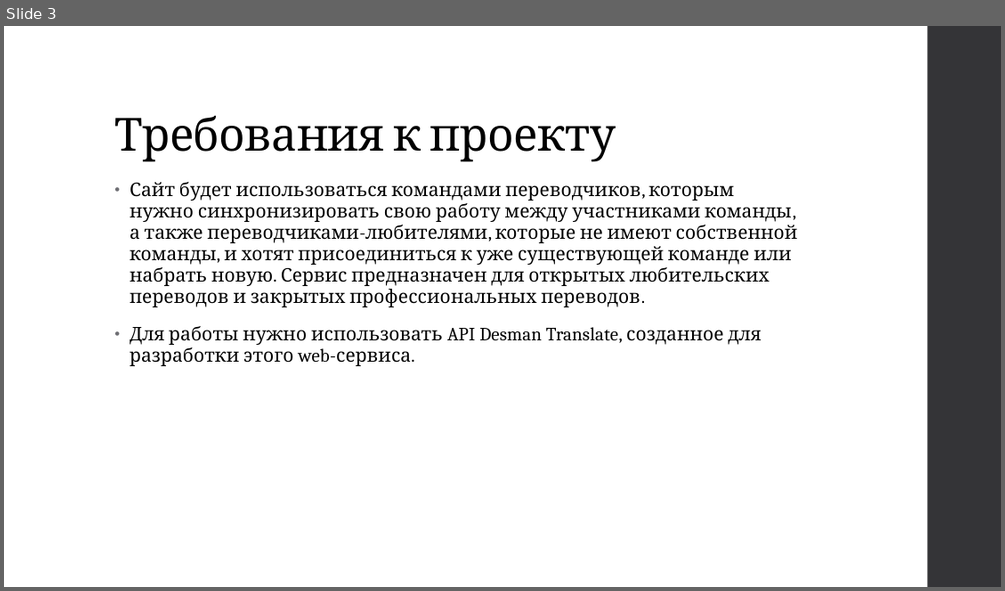
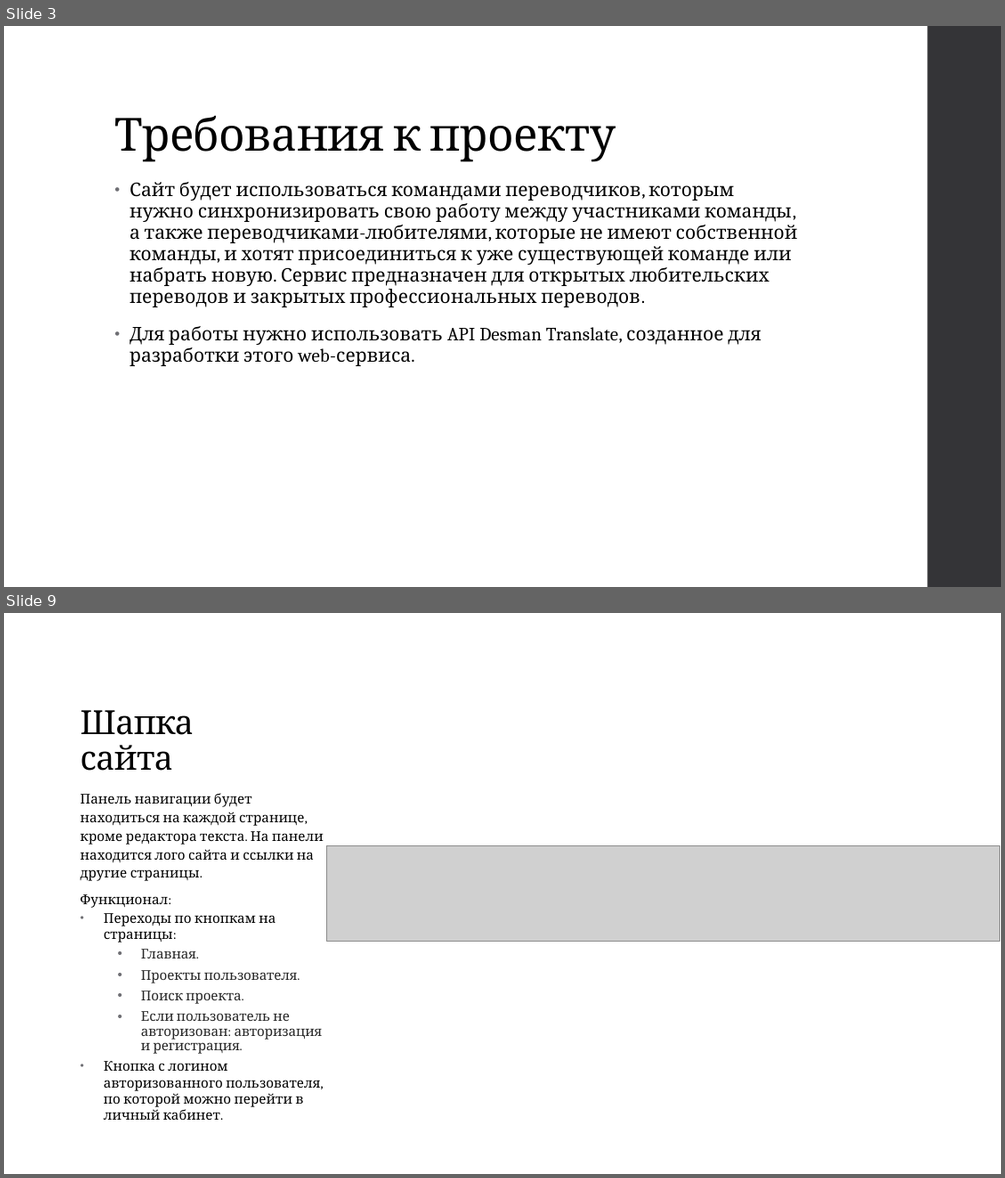
Before and after one commit to ipaingo/study, a slide deck: вебы/презентация/Веб-сервис для коллективных переводов.pptx. Shown one above the other, each under a label of ours: slide 3 before the commit, slides 3 and 9 after it; the slides between them are not shown. The pictures are 1005x591 and 1005x1178 pixels, drawn with LibreOffice and Linux fonts; fonts in the diff are those of the drawing; grey boxes stand for pictures. Boxes give left, top, right and bottom in pixels: in the first picture for what was removed or moved away, otherwise in the second. Text is boxed around its words. In the diff, an @@ line names an element or a change of style, - is before the commit and + after.

```diff
--- a/вебы/презентация/Веб-сервис для коллективных переводов.pptx
+++ b/вебы/презентация/Веб-сервис для коллективных переводов.pptx
@@ slide 9 added at box(4, 613, 1001, 1174), background #FFFFFF @@
@@ title added at box(81, 710, 194, 771), 32 pt, text #000000 @@
+Шапка сайта
@@ text added at box(81, 793, 324, 1119), 13 pt, text #000000 @@
+Панель навигации будет находиться на каждой странице, кроме редактора текста. На панели находится лого сайта и ссылки на другие страницы.
+Функционал:
+• Переходы по кнопкам на страницы:
+  • Главная.
+  • Проекты пользователя.
+  • Поиск проекта.
+  • Если пользователь не авторизован: авторизация и регистрация.
+• Кнопка с логином авторизованного пользователя, по которой можно перейти в личный кабинет.
@@ picture added at box(327, 845, 1000, 941) @@
```
Also in this commit, not shown: 5 slides changed, 15 other slides added, 4 slides removed.
